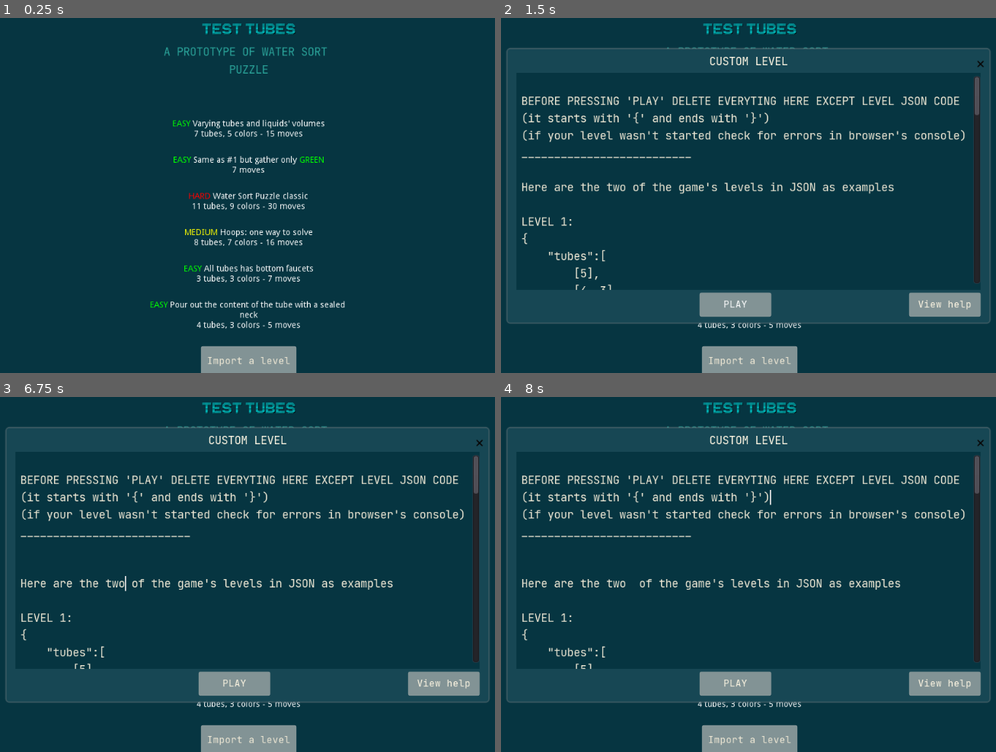
Above: before the commit, frames 1-4 (two rows, left to right).
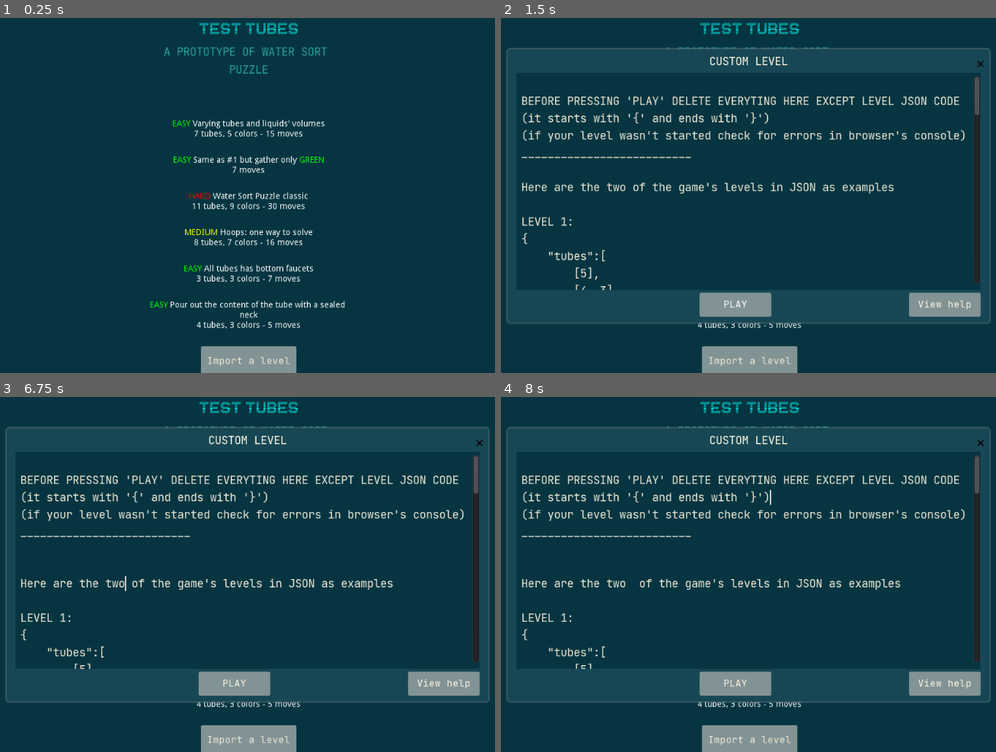
Above: after the commit, the same moments.

Repository: 1shevelov/test-tubes
Game: Godot game, scene res://scenes/Menu.tscn
Same seed, same stepped clock (60 frames per second), same inputs: the game is played once before the commit and once after it.
Inputs (mouse positions are in pixels of both pictures, inside the frame that each line leads up to):
- Up to frame 1 (0.25 s): no input
- Up to frame 2 (1.5 s): click "Import a level" at 0.5 s; click "PLAY" at 1.25 s
- Up to frame 3 (6.75 s): click "PLAY" at 2 s; click "Import a level" at 2.75 s; click "Import a level" at 3.5 s; click "PLAY" at 4.25 s; click "View help" at 5 s; move the mouse to (381, 556) at 5.77 s; click (381, 556) at 5.92 s; tap Enter at 6.5 s; move the mouse to (123, 592) at 6.52 s; click (123, 592) at 6.67 s
- Up to frame 4 (8 s): tap Space at 7.25 s; move the mouse to (807, 496) at 7.27 s; click (807, 496) at 7.42 s

The runs differ from the first frame. In frame 1, 0.3% of the frame differs, in the area x 40-61%, y 1-5%; in frame 2, 0.3%; in frame 3, 0.3%; in frame 4, 0.3%.

Commit message:
Added pointers, resolved some issues

Diff:
--- a/assets/fonts/title.tres
+++ b/assets/fonts/title.tres
@@ -3,5 +3,5 @@
 [ext_resource path="res://assets/fonts/CAT-Arena.ttf" type="DynamicFontData" id=1]
 
 [resource]
-size = 30
+size = 32
 font_data = ExtResource( 1 )
--- a/scenes/GameScene.tscn
+++ b/scenes/GameScene.tscn
@@ -71,7 +71,7 @@
 size_flags_vertical = 5
 custom_fonts/normal_font = ExtResource( 4 )
 bbcode_enabled = true
-bbcode_text = "[center][color=aqua]TEST TUBES         [/color][/center]
+bbcode_text = "[center][color=aqua]TEST TUBES              [/color][/center]
 "
 text = "TEST TUBES
 "
--- a/scenes/Menu.tscn
+++ b/scenes/Menu.tscn
@@ -42,9 +42,9 @@
 
 [node name="MainVBox" type="VBoxContainer" parent="MainHBox"]
 margin_left = 337.0
-margin_top = 189.0
+margin_top = 191.0
 margin_right = 687.0
-margin_bottom = 409.0
+margin_bottom = 407.0
 rect_min_size = Vector2( 350, 0 )
 size_flags_horizontal = 2
 size_flags_vertical = 4
@@ -55,13 +55,13 @@
 
 [node name="VBoxTitle" type="VBoxContainer" parent="MainHBox/MainVBox"]
 margin_right = 350.0
-margin_bottom = 105.0
+margin_bottom = 101.0
 size_flags_horizontal = 3
 size_flags_vertical = 4
 
 [node name="RTLTitle" type="RichTextLabel" parent="MainHBox/MainVBox/VBoxTitle"]
 margin_right = 350.0
-margin_bottom = 41.0
+margin_bottom = 37.0
 rect_min_size = Vector2( 150, 0 )
 size_flags_horizontal = 5
 size_flags_vertical = 4
@@ -74,9 +74,9 @@
 fit_content_height = true
 
 [node name="RTLSubtitle" type="RichTextLabel" parent="MainHBox/MainVBox/VBoxTitle"]
-margin_top = 45.0
-margin_right = 350.0
-margin_bottom = 105.0
+margin_top = 41.0
+margin_right = 350.0
+margin_bottom = 101.0
 rect_min_size = Vector2( 150, 0 )
 size_flags_horizontal = 5
 size_flags_vertical = 4
@@ -92,23 +92,23 @@
 }
 
 [node name="Container" type="Container" parent="MainHBox/MainVBox"]
-margin_top = 130.0
-margin_right = 350.0
-margin_bottom = 130.0
+margin_top = 126.0
+margin_right = 350.0
+margin_bottom = 126.0
 
 [node name="LevelSelection" type="VBoxContainer" parent="MainHBox/MainVBox"]
-margin_top = 155.0
-margin_right = 350.0
-margin_bottom = 155.0
+margin_top = 151.0
+margin_right = 350.0
+margin_bottom = 151.0
 rect_min_size = Vector2( 300, 0 )
 size_flags_vertical = 3
 custom_constants/separation = 5
 
 [node name="ButtonImport" type="Button" parent="MainHBox/MainVBox"]
 margin_left = 105.0
-margin_top = 180.0
+margin_top = 176.0
 margin_right = 245.0
-margin_bottom = 220.0
+margin_bottom = 216.0
 rect_min_size = Vector2( 100, 40 )
 size_flags_horizontal = 4
 size_flags_vertical = 4
--- a/scenes/PortionScene.tscn
+++ b/scenes/PortionScene.tscn
@@ -2,17 +2,11 @@
 
 [ext_resource path="res://scripts/PortionScene.gd" type="Script" id=1]
 
-[node name="PortionScene" type="Node2D"]
+[node name="PortionScene" type="ColorRect"]
+mouse_filter = 1
+size_flags_horizontal = 3
+size_flags_vertical = 3
 script = ExtResource( 1 )
-
-[node name="Container" type="Container" parent="."]
 __meta__ = {
 "_edit_use_anchors_": false
 }
-
-[node name="Portion" type="ColorRect" parent="Container"]
-size_flags_horizontal = 3
-size_flags_vertical = 3
-__meta__ = {
-"_edit_use_anchors_": false
-}
--- a/scenes/TubeScene.tscn
+++ b/scenes/TubeScene.tscn
@@ -1,6 +1,8 @@
-[gd_scene load_steps=2 format=2]
+[gd_scene load_steps=4 format=2]
 
 [ext_resource path="res://scripts/TubeScene.gd" type="Script" id=1]
+[ext_resource path="res://assets/images/chevron-up.png" type="Texture" id=2]
+[ext_resource path="res://assets/images/chevron-down.png" type="Texture" id=3]
 
 [node name="TubeScene" type="VBoxContainer"]
 anchor_left = 0.5
@@ -18,7 +20,34 @@
 "_edit_use_anchors_": false
 }
 
+[node name="Up" type="TextureRect" parent="."]
+modulate = Color( 1, 1, 1, 0.25098 )
+margin_right = 1024.0
+margin_bottom = 40.0
+size_flags_horizontal = 5
+size_flags_vertical = 5
+texture = ExtResource( 2 )
+stretch_mode = 6
+
+[node name="Tube" type="VBoxContainer" parent="."]
+margin_top = 44.0
+margin_right = 1024.0
+margin_bottom = 556.0
+size_flags_horizontal = 3
+size_flags_vertical = 3
+
+[node name="Down" type="TextureRect" parent="."]
+modulate = Color( 1, 1, 1, 0.25098 )
+margin_top = 560.0
+margin_right = 1024.0
+margin_bottom = 600.0
+size_flags_horizontal = 5
+size_flags_vertical = 5
+texture = ExtResource( 3 )
+stretch_mode = 6
+
 [node name="ColorRect" type="ColorRect" parent="."]
+visible = false
 margin_right = 1024.0
 margin_bottom = 600.0
 size_flags_horizontal = 3
@@ -27,3 +56,5 @@
 __meta__ = {
 "_edit_use_anchors_": false
 }
+[connection signal="mouse_entered" from="." to="." method="_on_TubeScene_mouse_entered"]
+[connection signal="mouse_exited" from="." to="." method="_on_TubeScene_mouse_exited"]
--- a/scripts/GameScene.gd
+++ b/scripts/GameScene.gd
@@ -57,11 +57,12 @@
 	#print_debug("tubes= %s, root.x= %s, gap= %s" % [tubes_number, ROOT_SIZE.x,
 	#		ROOT_SIZE.x * TUBES_GAP * (1 - tubes_number / Globals.MAX_TUBES)])
 	var tubes_num_coeff: float = (1 - float(tubes_number) / Globals.MAX_TUBES)
-	tubes_margins.add_constant_override("margin_left", ROOT_SIZE.x \
-			* TUBES_MARGIN * tubes_num_coeff * tubes_num_coeff)
-	tubes_margins.add_constant_override("margin_right", ROOT_SIZE.x \
-			* TUBES_MARGIN * tubes_num_coeff * tubes_num_coeff)
-	tubes.add_constant_override("hseparation", ROOT_SIZE.x * TUBES_GAP * tubes_num_coeff)
+	tubes_margins.add_constant_override("margin_left", int(ROOT_SIZE.x \
+			* TUBES_MARGIN * tubes_num_coeff * tubes_num_coeff))
+	tubes_margins.add_constant_override("margin_right", int(ROOT_SIZE.x \
+			* TUBES_MARGIN * tubes_num_coeff * tubes_num_coeff))
+	tubes.add_constant_override("hseparation", int(ROOT_SIZE.x * TUBES_GAP \
+			* tubes_num_coeff))
 
 
 func show_tubes() -> void:
@@ -75,11 +76,12 @@
 		#var tube_position := Vector2(tube_center_x - TUBE_SIZE.x / 2, \
 		#		ROOT_SIZE.y * BORDER * 3)
 		var a_tube := TUBE_SCENE.instance()
-		#a_tube.set_coords(tube_position, TUBE_SIZE)
-		a_tube.init(Globals.get_level().get_tube(i).get_content())
+		tubes.add_child(a_tube)
+		a_tube.initialize(Globals.get_level().get_tube(i).get_content())
 		#add_child(tubes[i])
 		a_tube.update_tube(Globals.get_level().get_tube(i).get_content())
-		tubes.add_child(a_tube)
+		a_tube.set_pointers(Globals.get_level().get_tube(i).drains)
+
 
 #		var cr := ColorRect.new()
 #		cr.set_frame_color(Color.red)
--- a/scripts/Globals.gd
+++ b/scripts/Globals.gd
@@ -12,12 +12,14 @@
 	Color8(250, 210, 1), Color8(246, 246, 246), Color8(87, 166, 57),
 	Color8(108, 70, 117), Color8(255, 117, 20), Color8(132, 195, 190),
 	Color8(234, 137, 154), Color8(130, 137, 143)])
+const EMPTY_COLOR := Color8(0, 0, 0, 96)
+const NO_COLOR := Color.transparent
 
 var _curr_level: Level setget set_level, get_level
 
 const LEVELS_PATH := "res://levels"
 
-const VPS_MIN := Vector2(600, 500)
+const VPS_MIN := Vector2(800, 600)
 
 
 func set_message_receiver(receiver_node) -> void:
@@ -36,3 +38,11 @@
 
 func get_level() -> Level:
 	return _curr_level
+
+
+func get_level_biggest_tube():
+	var biggest_tube: int = 0
+	for each in _curr_level.get_all_tubes_content():
+		if each.size() > biggest_tube:
+			biggest_tube = each.size()
+	return biggest_tube
--- a/scripts/PortionScene.gd
+++ b/scripts/PortionScene.gd
@@ -1,12 +1,9 @@
-extends Node2D
-
-const EMPTY_COLOR := Color.black
-
-onready var color_rect: ColorRect = $Container/Portion
+extends ColorRect
 
 
 func _ready():
-	color_rect.set_custom_minimum_size($Container.get_size())
+	#color_rect.set_custom_minimum_size($Container.get_size())
+	pass
 
 
 func set_coords(pos: Vector2, size: Vector2):
@@ -15,16 +12,17 @@
 	$Container.set_custom_minimum_size(size)
 
 
-
 func set_color(new_color: int) -> void:
-	if !is_instance_valid(color_rect):
-		color_rect = $Container/Portion
-	if new_color <= 0 || new_color > Globals.MAX_COLORS:
-		color_rect.set_frame_color(EMPTY_COLOR)
-		#color_rect.set_visible(false)
-		return
-	color_rect.set_frame_color(Globals.VALERIA_palette[new_color - 1])
-	#color_rect.set_visible(true)
+#	if !is_instance_valid(color_rect):
+#		color_rect = $Container/Portion
+	if new_color == 0:
+		set_frame_color(Globals.EMPTY_COLOR)
+	elif new_color == -1:
+		set_frame_color(Globals.NO_COLOR)
+	elif new_color > 0 && new_color <= Globals.MAX_COLORS:
+		set_frame_color(Globals.VALERIA_palette[new_color - 1])
+	else:
+		print_debug("Invalid color value: ", new_color)
 
 
 #func _draw():
--- a/scripts/TubeScene.gd
+++ b/scripts/TubeScene.gd
@@ -1,26 +1,26 @@
 extends VBoxContainer
 
 const PORTION_SCENE := preload("res://scenes/PortionScene.tscn")
-const BORDER : float = 0.03 # in %
+const BORDER: float = 0.03 # in %
 
-#var TUBE_SIZE : Vector2 # size of the MAX_VOLUME tube
 #var tube_position : Vector2
 
-var tube_content : Array = []
+var tube_content: Array = []
+var drains: int = 0 # local copy of corresponding Tube.drains
 
-var portion_size : Vector2
+var portion_size: Vector2
+
+onready var tube_container: VBoxContainer = $Tube
+onready var up: TextureRect = $Up
+onready var down: TextureRect = $Down
 
 
-#func set_coords(pos: Vector2, SIZE: Vector2) -> void:
-#	tube_position = pos
-#	TUBE_SIZE = SIZE
-#	portion_size = Vector2(TUBE_SIZE.x * (1 - BORDER * 2), \
-#			TUBE_SIZE.y * (1 - BORDER * 2) / Globals.MAX_TUBE_VOLUME)
-
-
-func init(tube: Array) -> void:
+func initialize(tube: Array) -> void:
 	if check(tube):
-		tube_content.resize(tube.size())
+		#var a = tube_container.get_child(0)
+		#tube_container.remove_child(a)
+		#a.queue_free()
+		tube_content.resize(Globals.get_level_biggest_tube())
 		#var size_diff: int = Globals.MAX_TUBE_VOLUME - tube.size()
 		for i in tube_content.size():
 			var portion := PORTION_SCENE.instance()
@@ -28,8 +28,11 @@
 			#portion.set_coords(Vector2(tube_position.x + TUBE_SIZE.x * BORDER, \
 			#		portion_pos_y), portion_size)
 			tube_content[i] = portion
-			add_child(tube_content[i])
-			tube_content[i].set_color(0)
+			tube_container.add_child(tube_content[i])
+			if i < tube.size():
+				tube_content[i].set_color(0)
+			else:
+				tube_content[i].set_color(-1)
 
 
 # check before every update
@@ -49,14 +52,38 @@
 
 func update_tube(tube: Array) -> void:
 	if check(tube):
-		var curr_portion: int = tube_content.size() - 1
+		#var curr_portion: int = tube.size() - 1
 		for i in range(tube.size() - 1, -1, -1):
-			tube_content[curr_portion].set_color(tube[i])
-			curr_portion -= 1
+			tube_content[i].set_color(tube[i])
+			#curr_portion -= 1
 
 
-#func _draw():
-#	var curr_height: float = TUBE_SIZE.y * (float(tube_content.size()) / Globals.MAX_TUBE_VOLUME + 2 * BORDER)
-#	var curr_pos_y: float = tube_position.y# + TUBE_SIZE.y - curr_height
-#	draw_rect(Rect2(Vector2(tube_position.x, curr_pos_y),
-#			Vector2(TUBE_SIZE.x, curr_height)), Color.white, false)
+func set_pointers(drains_val: int) -> void:
+#Tube enum DRAINS {NECK, BOTTOM, BOTH}
+	if drains_val in Tube.DRAINS.values():
+		drains = drains_val
+		if drains == Tube.DRAINS.NECK:
+			down.set_modulate(Color.transparent)
+		elif drains == Tube.DRAINS.BOTTOM:
+			up.set_modulate(Color.transparent)
+		else:
+			pass
+
+
+func _on_TubeScene_mouse_entered():
+	if drains == Tube.DRAINS.NECK:
+		up.set_modulate(Color.white)
+	elif drains == Tube.DRAINS.BOTTOM:
+		down.set_modulate(Color.white)
+	else:
+		if get_local_mouse_position().y < get_size().y / 2:
+			up.set_modulate(Color.white)
+		else:
+			down.set_modulate(Color.white)
+
+
+func _on_TubeScene_mouse_exited():
+	if drains == Tube.DRAINS.NECK || drains == Tube.DRAINS.BOTH:
+		up.set_modulate(Color8(255, 255, 255, 64))
+	if drains == Tube.DRAINS.BOTTOM || drains == Tube.DRAINS.BOTH:
+		down.set_modulate(Color8(255, 255, 255, 64))
Not shown: 1 places in assets/buttons.tres that only renumber resources
Binary file added: assets/images/chevron-down.png
Not shown, added: assets/images/chevron-down.png.import
Binary file added: assets/images/chevron-up.png
Not shown, added: assets/images/chevron-up.png.import
